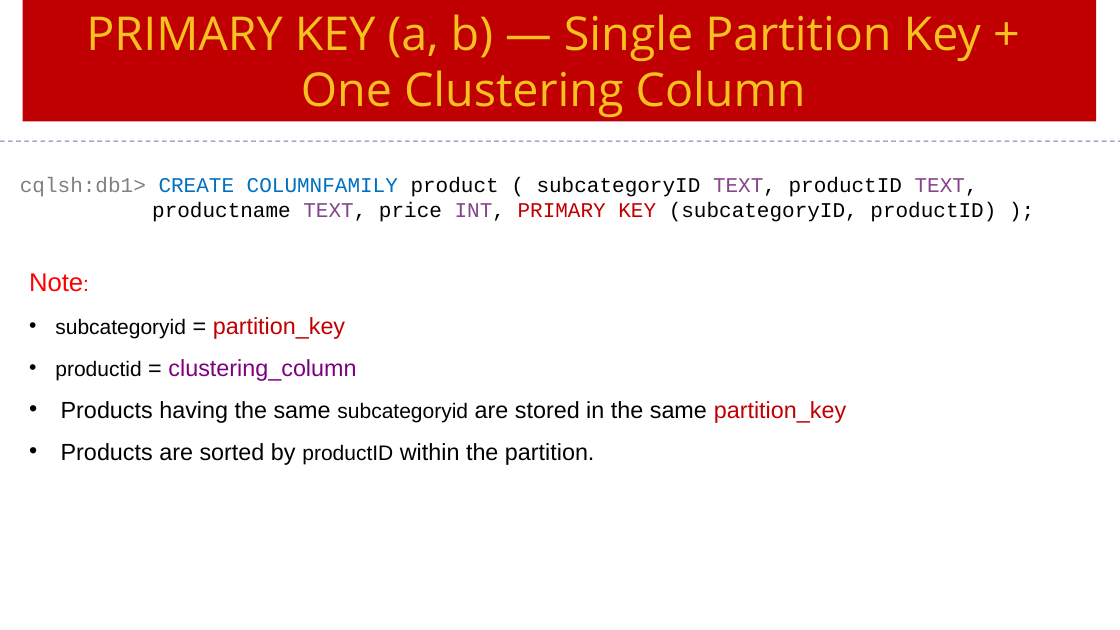
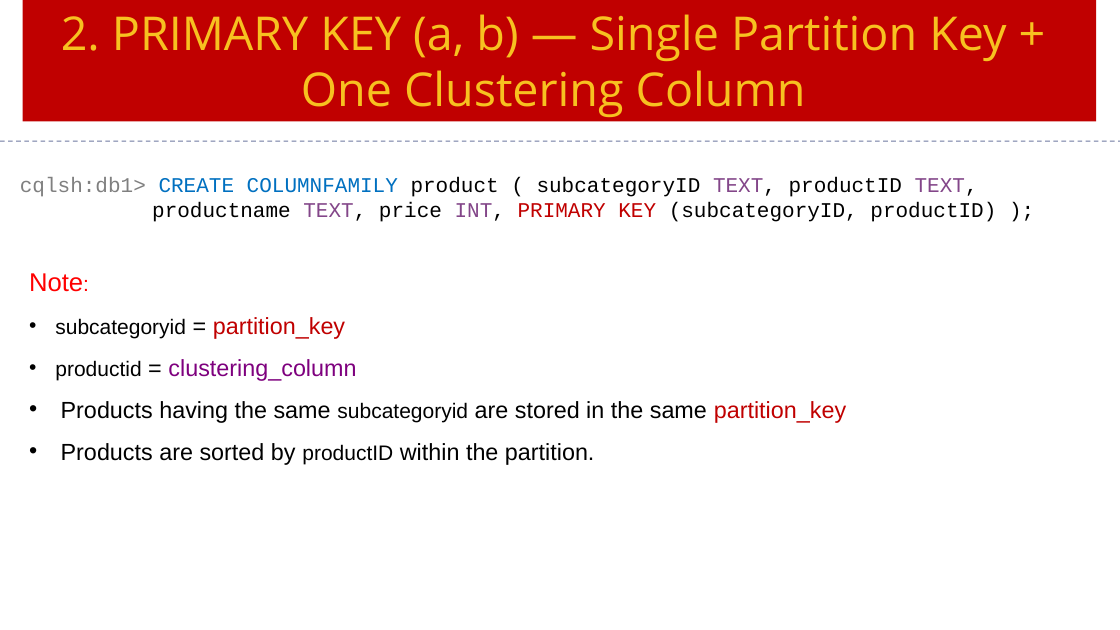
Before and after one commit to Saleel-Bagde/PPT-s, a slide deck: slide 20 of Cassandra Ver3.pptx (slide 19 before the commit). Drawn at 1120x630 pixels with LibreOffice and Linux fonts; fonts in the diff are those of the drawing. Boxes give left, top, right and bottom in pixels: in the first picture for what was removed or moved away, otherwise in the second. Text is boxed around its words. In the diff, an @@ line names an element or a change of style, - is before the commit and + after.

```diff
--- a/Cassandra Ver3.pptx
+++ b/Cassandra Ver3.pptx
@@ text in rectangle at [61,14,1006,61]: text changed @@
-PRIMARY KEY (a, b) — Single Partition Key +
+2. PRIMARY KEY (a, b) — Single Partition Key +
```
Also in this commit, not shown: 4 other slides changed, 1 slide added.
